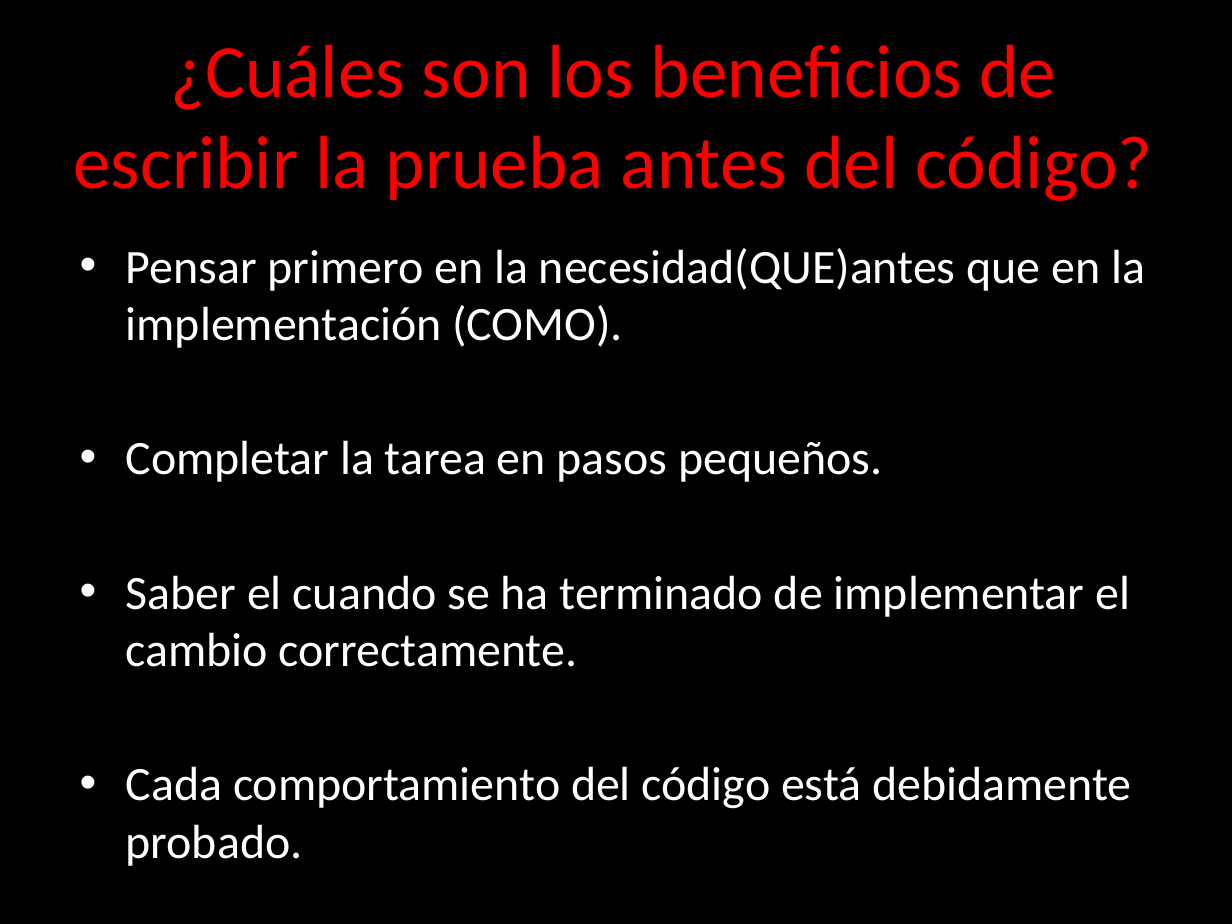
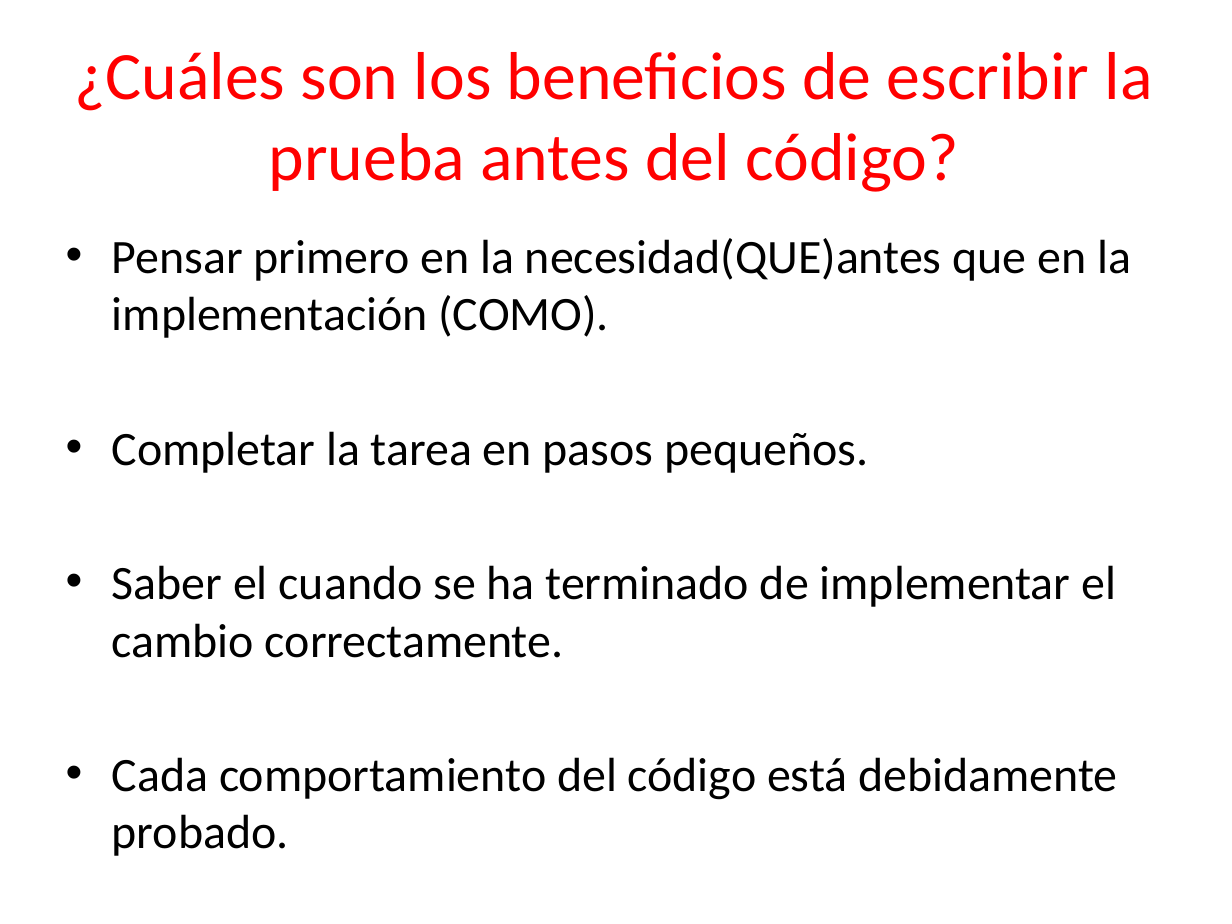
Before and after one commit to angelnunezsalazar/Test-Driven-Development, a slide deck: slide 14 of Diapositivas/Test Driven Development.pptx. Drawn at 1232x924 pixels with LibreOffice and Linux fonts; fonts in the diff are those of the drawing; background and template pictures are left out. Boxes give left, top, right and bottom in pixels: in the first picture for what was removed or moved away, otherwise in the second. Text is boxed around its words. In the diff, an @@ line names an element or a change of style, - is before the commit and + after.

```diff
--- a/Diapositivas/Test Driven Development.pptx
+++ b/Diapositivas/Test Driven Development.pptx
@@ background picture (left out) to #FFFFFF @@
@@ title "¿Cuáles son los beneficios de ..." at bbox=[74, 52, 1153, 192]: size 44 to 39.6 pt @@
@@ text "Pensar primero en la necesidad(QUE)antes ...": place and size @@
-text "Pensar primero en la necesidad(QUE)antes ..." at bbox=[126, 248, 1145, 866]
+text "Pensar primero en la necesidad(QUE)antes ..." at bbox=[112, 238, 1131, 856]
@@ text "Pensar primero en la necesidad(QUE)antes ..." at bbox=[112, 238, 1131, 856]: text colour #FFFFFF to #000000 @@
```
Also in this commit, not shown: 56 other slides changed, 1 other file.
